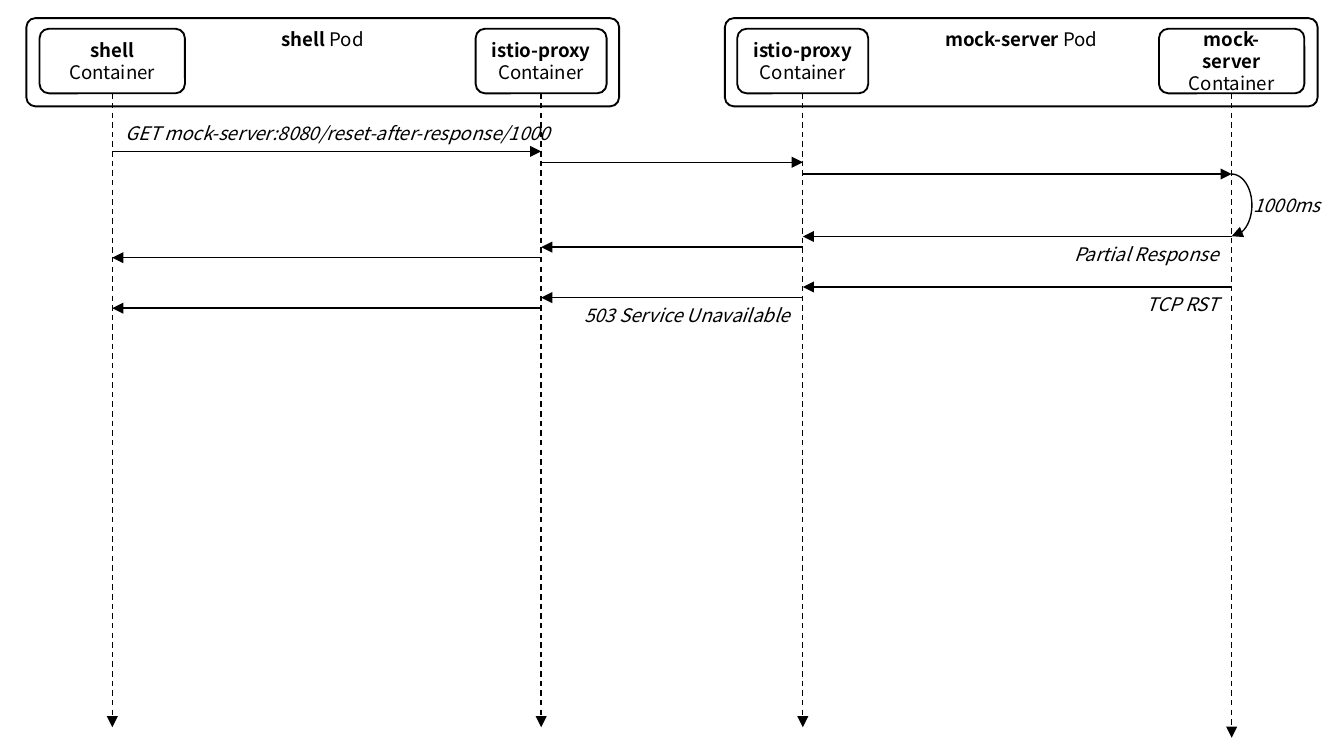
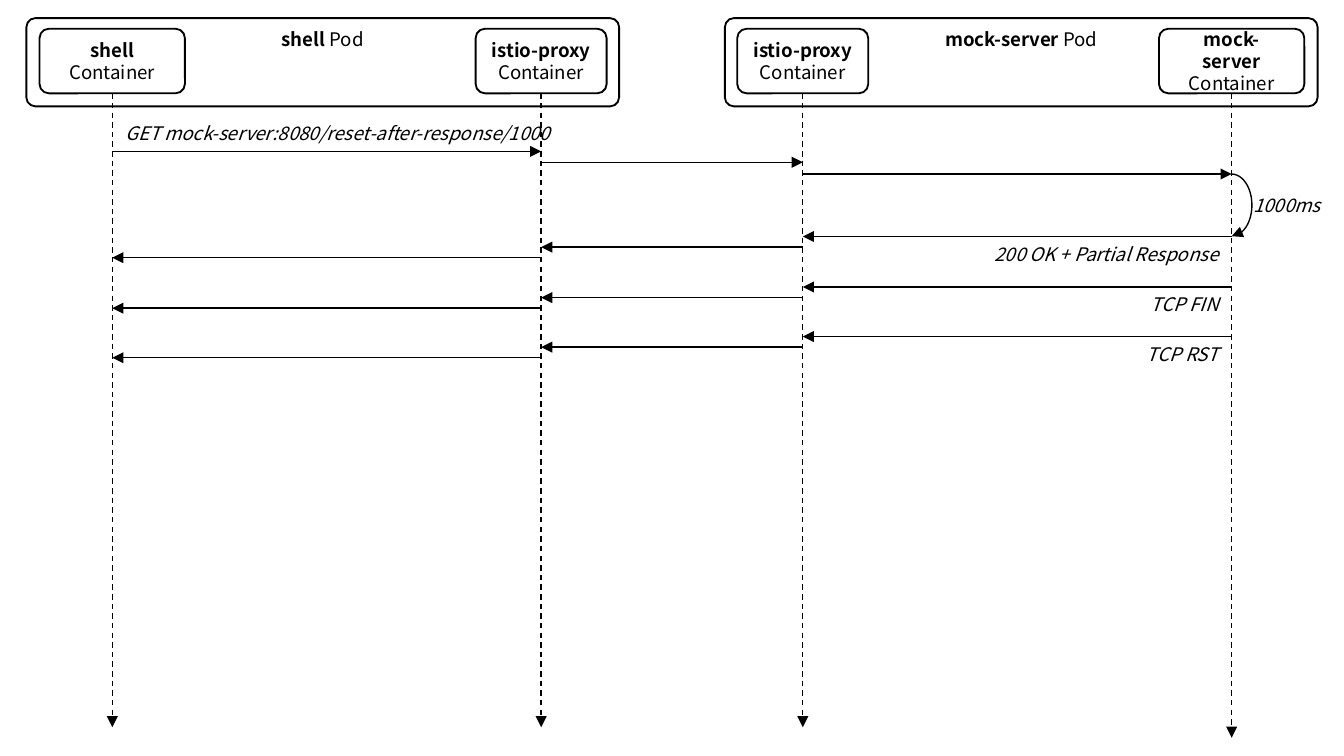
Before and after one commit to ssup2/blog-software, a slide deck: slide 6 of content/docs/theory-analysis/istio-sidecar-proxy-access-log/images/images.pptx. Drawn at 1344x756 pixels with LibreOffice and Linux fonts; fonts in the diff are those of the drawing. Boxes give left, top, right and bottom in pixels: in the first picture for what was removed or moved away, otherwise in the second. Text is boxed around its words. In the diff, an @@ line names an element or a change of style, - is before the commit and + after.

```diff
--- a/content/docs/theory-analysis/istio-sidecar-proxy-access-log/images/images.pptx
+++ b/content/docs/theory-analysis/istio-sidecar-proxy-access-log/images/images.pptx
@@ text at [995,246,1219,266]: text changed @@
-Partial Response
+200 OK + Partial Response
@@ text at [1151,297,1218,312]: text changed @@
-TCP RST
+TCP FIN
@@ text removed at [584,307,790,323] @@
-503 Service Unavailable
@@ arrow added from (542, 358) to (113, 358), #000000 0.75 pt @@
@@ arrow added from (802, 347) to (542, 347), #000000 0.75 pt @@
@@ arrow added from (1231, 336) to (802, 336), #000000 0.75 pt @@
@@ text added at [1147,347,1218,362], 10 pt, text #000000, italic @@
+TCP RST
```
Also in this commit, not shown: 2 other files.
